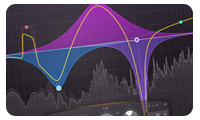
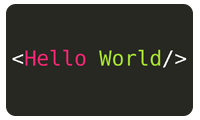
Before/after of a 200 × 120 layered artwork. What changed in the layer stack:
added layer "Layer 3" above "Layer 2" over [6, 4, 193, 116]
hid "Layer 2" over [6, 4, 193, 116]
